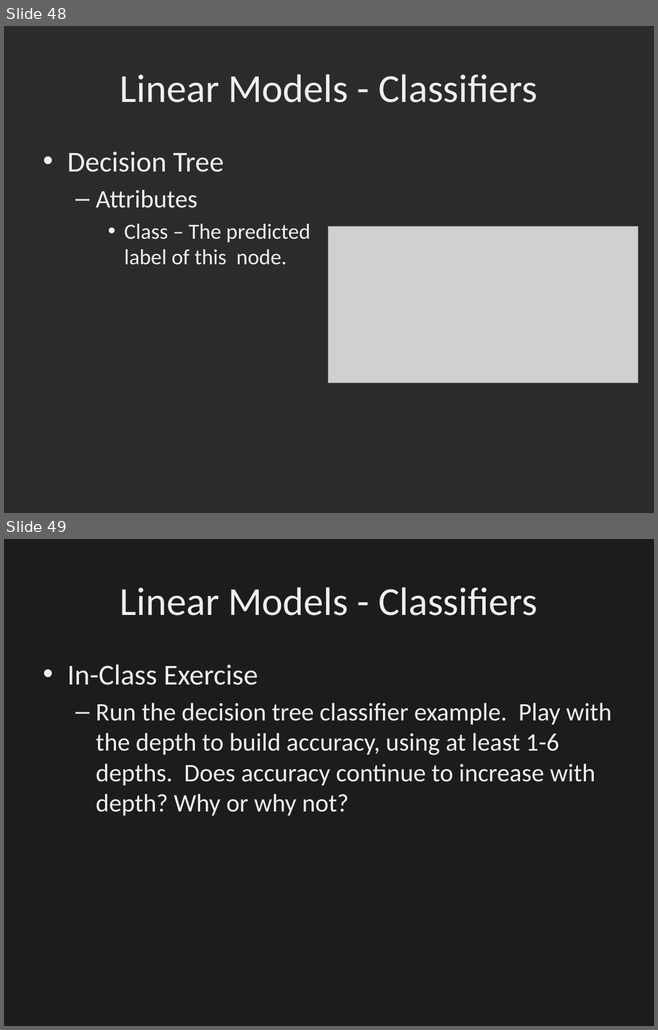
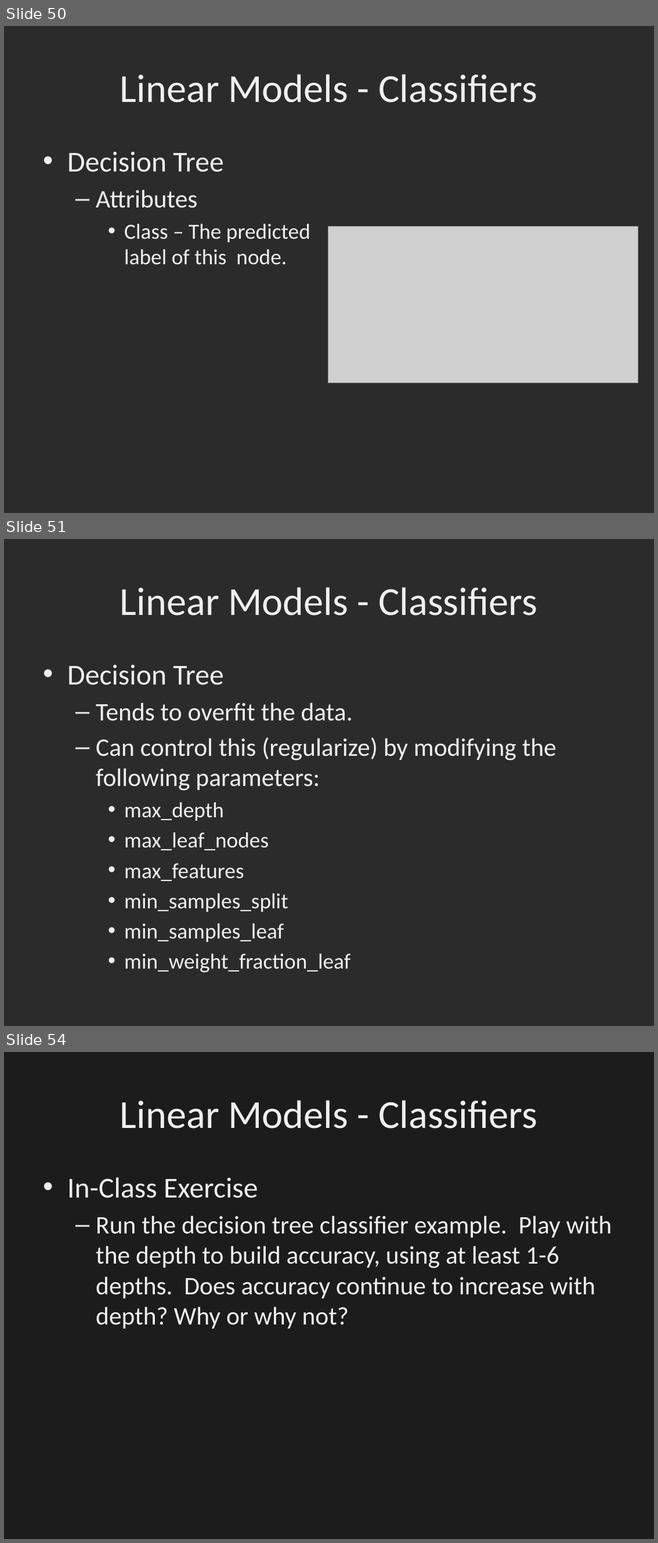
Before and after one commit to dbowmans46/PracticalProgramming, a slide deck: Session 7 - Python/Instructional Material/Session 7 - Python Brief Intro to Machine Learning with Scikit Learn.pptx. Shown one above the other, each under a label of ours: slides 48 and 49 before the commit, slides 50, 51 and 54 after it; the slides between them are not shown. The pictures are 658x1030 and 658x1543 pixels, drawn with LibreOffice and Linux fonts; fonts in the diff are those of the drawing; grey boxes stand for pictures; background and template pictures are left out; a plain dark background stands for a picture behind light text. Boxes give left, top, right and bottom in pixels: in the first picture for what was removed or moved away, otherwise in the second. Text is boxed around its words. In the diff, an @@ line names an element or a change of style, - is before the commit and + after.

Commit message:
Decision tree slides, ensemble slide skeleton.

```diff
--- a/Session 7 - Python/Instructional Material/Session 7 - Python Brief Intro to Machine Learning with Scikit Learn.pptx
+++ b/Session 7 - Python/Instructional Material/Session 7 - Python Brief Intro to Machine Learning with Scikit Learn.pptx
@@ slide 51 added at (4,539,654,1026), background picture (left out) @@
@@ title added at (120,587,537,616), 44 pt, text #EFEFEF @@
+Linear Models - Classifiers
@@ text added at (67,665,556,973), 24 pt, text #EFEFEF @@
+• Decision Tree
+  – Tends to overfit the data.
+  – Can control this (regularize) by modifying the following parameters:
+    • max_depth
+    • max_leaf_nodes
+    • max_features
+    • min_samples_split
+    • min_samples_leaf
+    • min_weight_fraction_leaf
@@ what was slide 48 is now slide 50 @@
@@ what was slide 49 is now slide 54 @@
```
Also in this commit, not shown: 6 slides changed, 12 other slides added, 4 slides removed.
